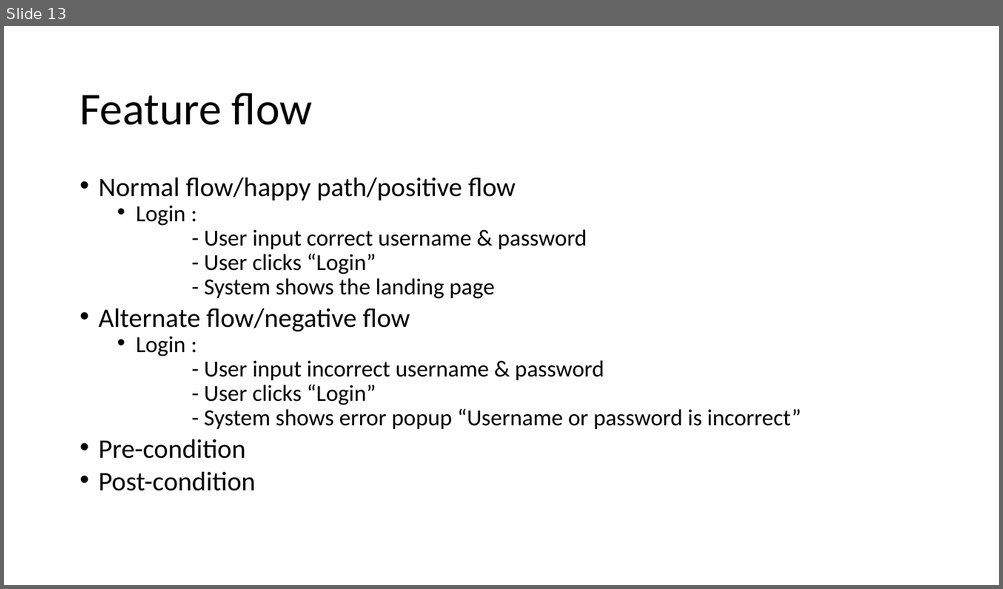
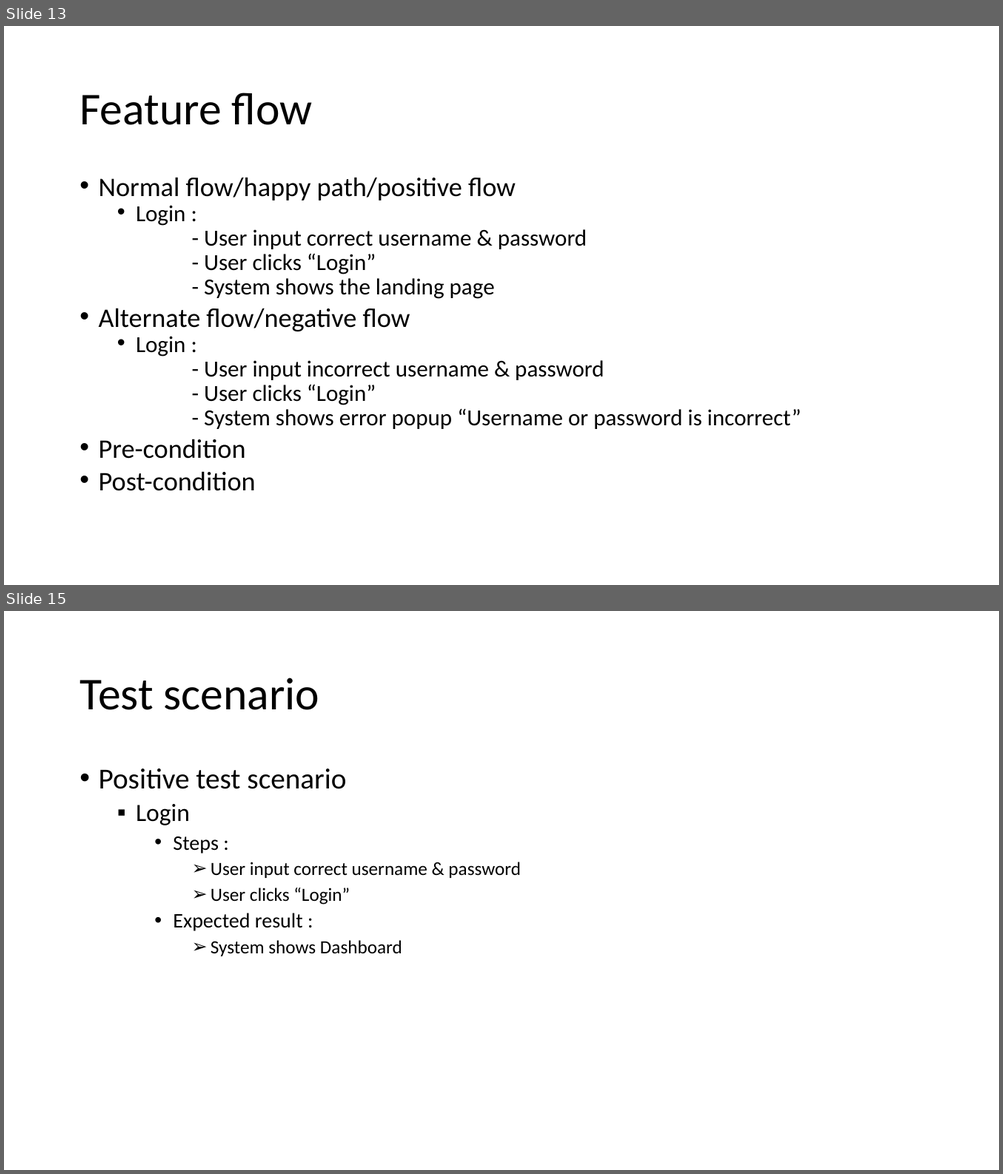
Before and after one commit to oyviktorisa/software-engineering-2023.1, a slide deck: Analisa Kebutuhan Perangkat Lunak.pptx. Shown one above the other, each under a label of ours: slide 13 before the commit, slides 13 and 15 after it; the slides between them are not shown. The pictures are 1003x589 and 1003x1174 pixels, drawn with LibreOffice and Linux fonts; fonts in the diff are those of the drawing. Boxes give left, top, right and bottom in pixels: in the first picture for what was removed or moved away, otherwise in the second. Text is boxed around its words. In the diff, an @@ line names an element or a change of style, - is before the commit and + after.

```diff
--- a/Analisa Kebutuhan Perangkat Lunak.pptx
+++ b/Analisa Kebutuhan Perangkat Lunak.pptx
@@ slide 15 added at (4, 611, 999, 1170), background #FFFFFF @@
@@ title added at (79, 678, 320, 710), 44 pt, text #000000 @@
+Test scenario
@@ text added at (99, 769, 521, 957), 18 pt, text #000000 @@
+• Positive test scenario
+  ▪ Login
+    • Steps :
+      ➢ User input correct username & password
+      ➢ User clicks “Login”
+    • Expected result :
+      ➢ System shows Dashboard
```
Also in this commit, not shown: 2 other slides added, 1 other file.
